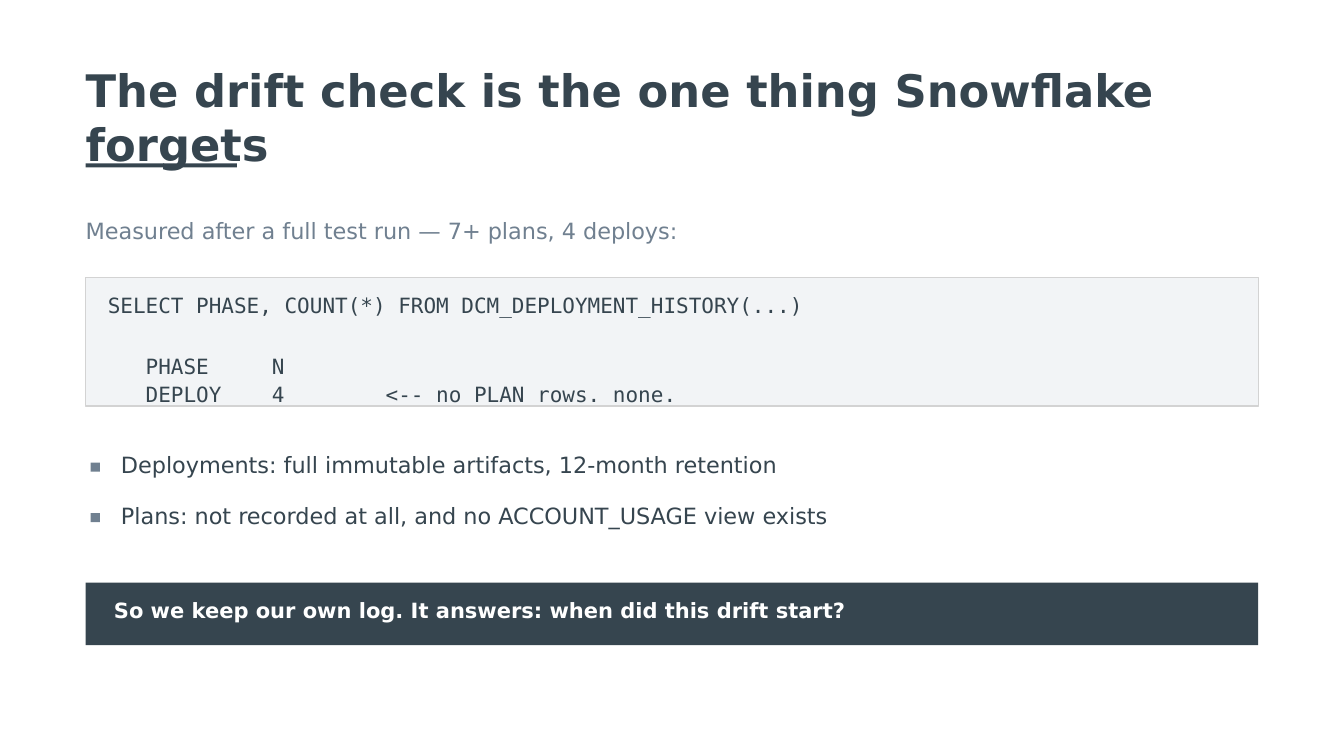
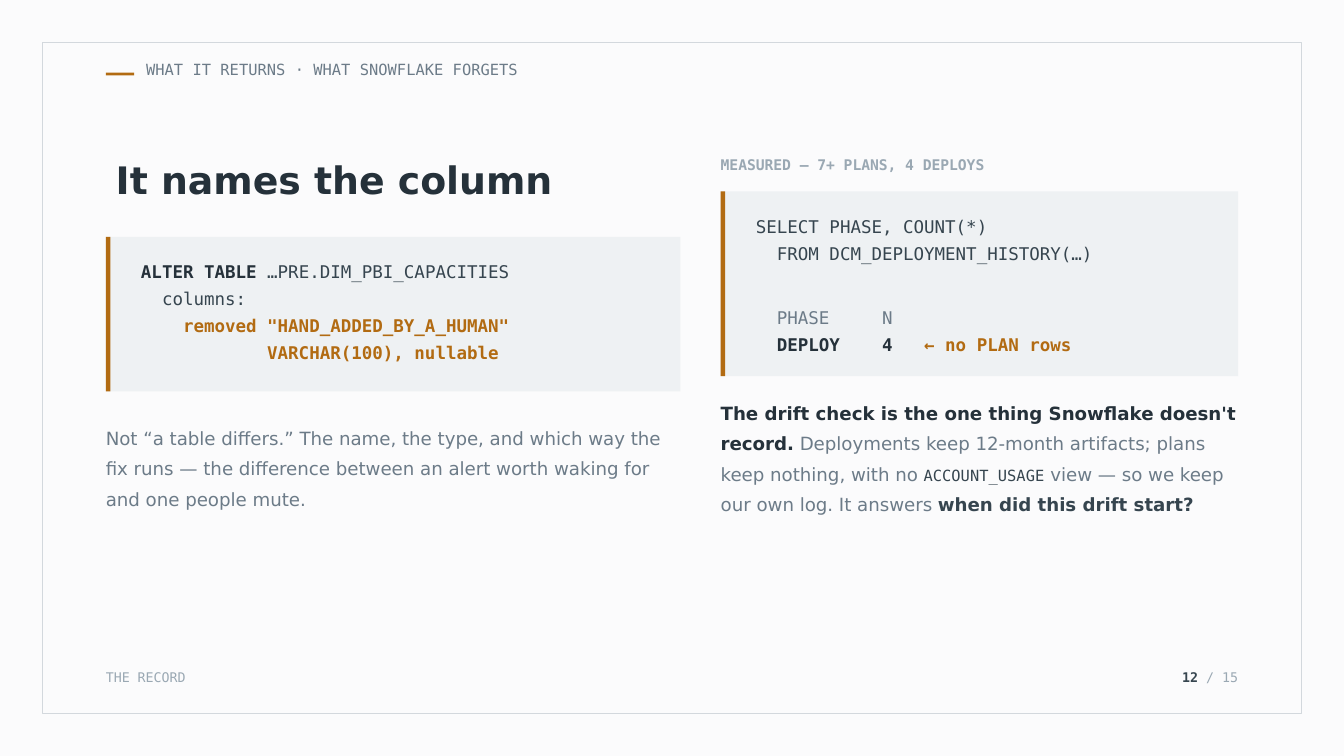
Before and after one commit to Codefordataengg/DMC_PBI, a slide deck: slide 12 of docs/DCM_Presentation.pptx (slide 15 before the commit). Drawn at 1344x756 pixels with LibreOffice and Linux fonts; fonts in the diff are those of the drawing. Boxes give left, top, right and bottom in pixels: in the first picture for what was removed or moved away, otherwise in the second. Text is boxed around its words. In the diff, an @@ line names an element or a change of style, - is before the commit and + after.

```diff
--- a/docs/DCM_Presentation.pptx
+++ b/docs/DCM_Presentation.pptx
@@ background #FFFFFF to #FBFBFC @@
@@ rectangle resized from (x1=86, y1=277, x2=1258, y2=406) to (x1=42, y1=42, x2=1302, y2=714) @@
@@ rectangle at (x1=42, y1=42, x2=1302, y2=714): fill #F2F4F6 to none; outline #D3D3D3 1 pt to #D3D8DD 1 pt @@
@@ text removed at (x1=86, y1=73, x2=1154, y2=170) @@
-The drift check is the one thing Snowflake forgets
@@ rectangle added at (x1=106, y1=73, x2=134, y2=76), fill #B26B12 @@
@@ text added at (x1=146, y1=63, x2=518, y2=75), 11 pt, text #6C7B88 @@
+WHAT IT RETURNS · WHAT SNOWFLAKE FORGETS
@@ rectangle removed at (x1=86, y1=163, x2=237, y2=167) @@
@@ text added at (x1=116, y1=165, x2=552, y2=195), 27 pt, text #25313A, bold @@
+It names the column
@@ text at (x1=721, y1=159, x2=985, y2=172): text changed; size 16 to 10.5 pt; font DejaVu Sans to DejaVu Sans Mono; text colour #708090 to #9AA8B3; bold on @@
-Measured after a full test run — 7+ plans, 4 deploys:
+MEASURED — 7+ PLANS, 4 DEPLOYS
@@ rectangle added at (x1=721, y1=192, x2=1238, y2=376), fill #EEF1F3 @@
@@ rectangle added at (x1=721, y1=192, x2=725, y2=376), fill #B26B12 @@
@@ text "SELECT PHASE, COUNT(*)" moved from (x1=108, y1=297, x2=802, y2=403) to (x1=756, y1=219, x2=1092, y2=352) @@
@@ rectangle added at (x1=106, y1=237, x2=681, y2=391), fill #EEF1F3 @@
@@ rectangle added at (x1=106, y1=237, x2=110, y2=391), fill #B26B12 @@
@@ text at (x1=756, y1=219, x2=1092, y2=264): text changed; size 15 to 12.5 pt @@
-SELECT PHASE, COUNT(*) FROM DCM_DEPLOYMENT_HISTORY(...)
+SELECT PHASE, COUNT(*)
+FROM DCM_DEPLOYMENT_HISTORY(…)
@@ text added at (x1=141, y1=265, x2=509, y2=362), 12.5 pt, text #B26B12, bold @@
+ALTER TABLE …PRE.DIM_PBI_CAPACITIES
+columns:
+removed "HAND_ADDED_BY_A_HUMAN"
+VARCHAR(100), nullable
@@ text at (x1=777, y1=311, x2=893, y2=324): size 15 to 12.5 pt, text colour #36454F to #6C7B88 in "PHASE N"; line spacing 1 to 1.15 @@
@@ text at (x1=777, y1=338, x2=1071, y2=352): text changed; size 15 to 12.5 pt; text colour #36454F to #B26B12; bold on @@
-DEPLOY 4 <-- no PLAN rows. none.
+DEPLOY 4 ← no PLAN rows
@@ text added at (x1=721, y1=406, x2=1236, y2=515), 13 pt, text #6C7B88 @@
+The drift check is the one thing Snowflake doesn't record. Deployments keep 12-month artifacts; plans keep nothing, with no ACCOUNT_USAGE view — so we keep our own log. It answers when did this drift start?
@@ text added at (x1=106, y1=431, x2=661, y2=510), 13 pt, text #6C7B88 @@
+Not “a table differs.” The name, the type, and which way the fix runs — the difference between an alert worth waking for and one people mute.
@@ rectangle removed at (x1=91, y1=463, x2=100, y2=472) @@
@@ text removed at (x1=121, y1=456, x2=777, y2=478) @@
-Deployments: full immutable artifacts, 12-month retention
@@ text removed at (x1=121, y1=507, x2=828, y2=530) @@
-Plans: not recorded at all, and no ACCOUNT_USAGE view exists
@@ rectangle removed at (x1=91, y1=513, x2=100, y2=522) @@
@@ rectangle removed at (x1=86, y1=583, x2=1258, y2=645) @@
@@ text removed at (x1=114, y1=602, x2=845, y2=623) @@
-So we keep our own log. It answers: when did this drift start?
@@ text added at (x1=106, y1=672, x2=186, y2=682), 9.5 pt, text #9AA8B3 @@
+THE RECORD
@@ text added at (x1=1182, y1=672, x2=1238, y2=682), 9.5 pt, text #9AA8B3 @@
+12 / 15
```
Also in this commit, not shown: 8 other slides changed, 6 slides added, 9 slides removed, 4 other files.
